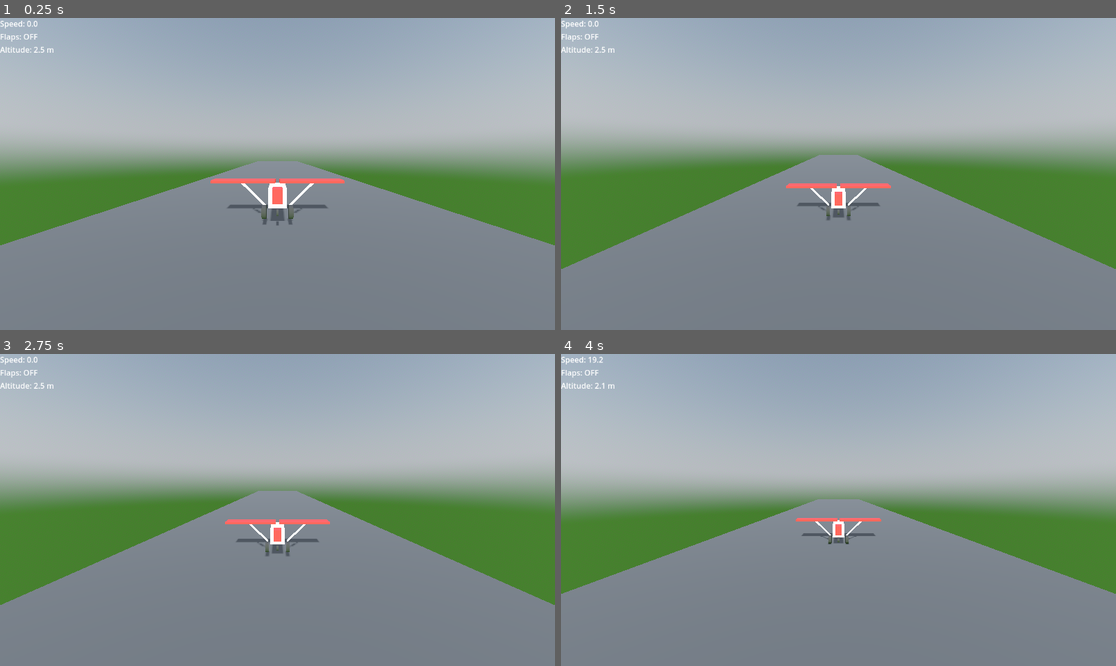
Above: before the commit, frames 1-4 (two rows, left to right).
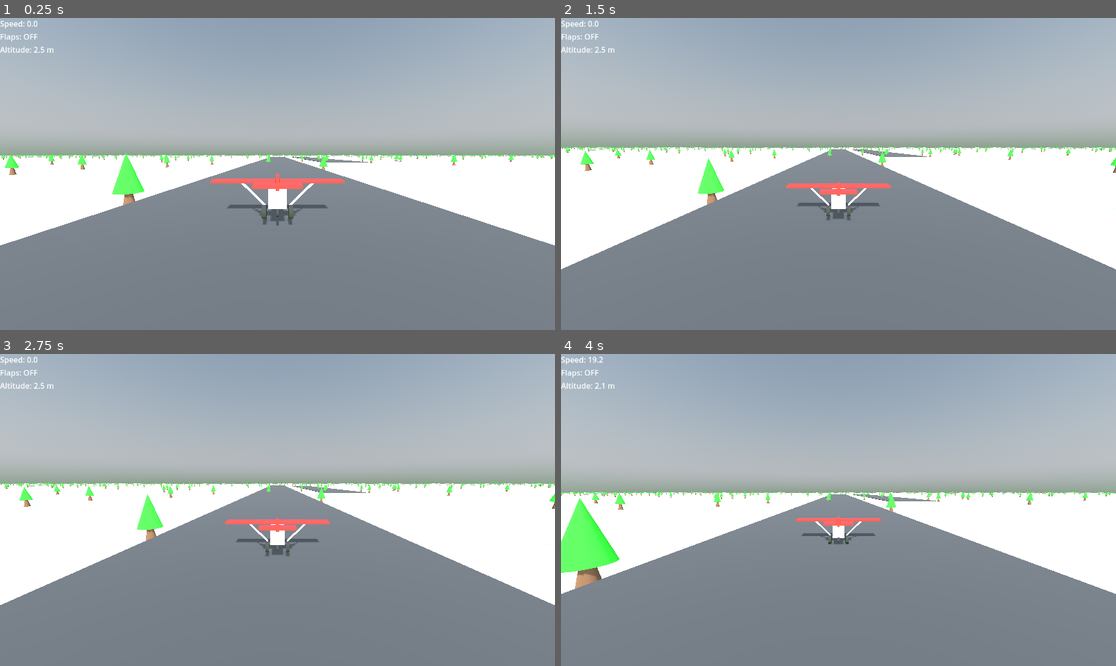
Above: after the commit, the same moments.

Repository: LucasHT22/be-my-copilot
Game: Godot game, scene res://scenes/main.tscn
The game is run twice, just before and just after one commit, with the same random seed, the same clock (stepped at 60 frames per second) and the same inputs.
Inputs:
- Up to frame 1 (0.25 s): no input
- Up to frame 2 (1.5 s): tap Enter (ui_accept) at 0.5, 0.77, 1.07 s; hold Right (ui_right) 0.53-1.28 s; hold Down (ui_down) from 1.28 s (still down)
- Up to frame 3 (2.75 s): tap Enter (ui_accept) at 1.52, 1.82, 2 s; release Down (ui_down) at 2.03 s; hold Right (ui_right) from 2.03 s (still down)
- Up to frame 4 (4 s): tap Enter (ui_accept) at 2.75, 3.02, 3.32, 3.77 s; release Right (ui_right) at 2.78 s; hold Up (ui_up) 2.78-3.53 s; hold Down (ui_down) from 3.53 s (still down)

The runs differ from the first frame. In frame 1, 15% of the frame differs, in the area x 0-100%, y 43-73%; in frame 2, 20%, in the area x 0-100%, y 41-81%; in frame 3, 20%; in frame 4, 16%.

Commit message:
Minimum world generation

Diff:
--- /dev/null
+++ b/scenes/Runway.tscn
@@ -0,0 +1,21 @@
+[gd_scene load_steps=4 format=3 uid="uid://6dl4qxwnv76j"]
+
+[sub_resource type="StandardMaterial3D" id="StandardMaterial3D_ympfl"]
+albedo_color = Color(0.113725, 0.113725, 0.113725, 1)
+
+[sub_resource type="BoxMesh" id="BoxMesh_gtf5y"]
+size = Vector3(20, 0.2, 200)
+
+[sub_resource type="BoxShape3D" id="BoxShape3D_oupqp"]
+size = Vector3(20, 0.2, 200)
+
+[node name="Runway" type="StaticBody3D"]
+
+[node name="MeshInstance3D" type="MeshInstance3D" parent="."]
+transform = Transform3D(1, 0, 0, 0, 1, 0, 0, 0, 1, 0, 1, 0)
+material_override = SubResource("StandardMaterial3D_ympfl")
+mesh = SubResource("BoxMesh_gtf5y")
+
+[node name="CollisionShape3D" type="CollisionShape3D" parent="."]
+transform = Transform3D(1, 0, 0, 0, 1, 0, 0, 0, 1, 0, 1, 0)
+shape = SubResource("BoxShape3D_oupqp")
--- /dev/null
+++ b/scenes/Terminal.tscn
@@ -0,0 +1,20 @@
+[gd_scene load_steps=4 format=3 uid="uid://dsw3v5s7xii3k"]
+
+[sub_resource type="StandardMaterial3D" id="StandardMaterial3D_v80m1"]
+albedo_color = Color(0.485703, 0.485704, 0.485703, 1)
+
+[sub_resource type="BoxMesh" id="BoxMesh_xis5n"]
+size = Vector3(12, 3, 6)
+
+[sub_resource type="BoxShape3D" id="BoxShape3D_l2835"]
+size = Vector3(12, 3, 6)
+
+[node name="Terminal" type="StaticBody3D"]
+
+[node name="MeshInstance3D" type="MeshInstance3D" parent="."]
+transform = Transform3D(1, 0, 0, 0, 1, 0, 0, 0, 1, 30, 0.5, 0)
+material_override = SubResource("StandardMaterial3D_v80m1")
+mesh = SubResource("BoxMesh_xis5n")
+
+[node name="CollisionShape3D" type="CollisionShape3D" parent="."]
+shape = SubResource("BoxShape3D_l2835")
--- /dev/null
+++ b/scenes/World.gd
@@ -0,0 +1,87 @@
+extends Node3D
+
+@export var world_size := 2000
+@export var seed := 12345
+
+func _ready():
+	randomize()
+	generate_ground()
+	generate_airport()
+	generate_forests()
+	generate_cities()
+
+func generate_ground():
+	var ground = StaticBody3D.new()
+	ground.name = "Ground"
+
+	var mesh = MeshInstance3D.new()
+	mesh.mesh = PlaneMesh.new()
+	mesh.mesh.size = Vector2(world_size, world_size)
+
+	var col = CollisionShape3D.new()
+	col.shape = BoxShape3D.new()
+	col.shape.size = Vector3(world_size, 2, world_size)
+
+	ground.add_child(mesh)
+	ground.add_child(col)
+	add_child(ground)
+
+func generate_airport():
+	var airport = Node3D.new()
+	airport.name = "Airport"
+	add_child(airport)
+
+	var runway = preload("res://scenes/Runway.tscn").instantiate()
+	runway.position = Vector3(0, 0, -200)
+	runway.add_to_group("no_trees")
+	runway.add_to_group("no_city")
+	airport.add_child(runway)
+
+	var terminal = preload("res://scenes/Runway.tscn").instantiate()
+	terminal.position = Vector3(30, 0, -180)
+	terminal.add_to_group("no_trees")
+	terminal.add_to_group("no_city")
+	airport.add_child(terminal)
+
+func generate_forests():
+	var forest_parent = Node3D.new()
+	forest_parent.name = "Forests"
+	add_child(forest_parent)
+
+	for i in range(2000):
+		var pos = random_world_position()
+
+		if is_blocked(pos):
+			continue
+
+		var tree = preload("res://scenes/Tree.tscn").instantiate()
+		tree.position = pos
+		forest_parent.add_child(tree)
+
+func is_blocked(pos: Vector3) -> bool:
+	for node in get_tree().get_nodes_in_group("no_trees"):
+		if node.global_position.distance_to(pos) < 30:
+			return true
+	return false
+
+func generate_cities():
+	var city_parent = Node3D.new()
+	city_parent.name = "Cities"
+	add_child(city_parent)
+
+	for i in range(300):
+		var pos = random_world_position()
+
+		if pos.distance_to(Vector3.ZERO) < 400:
+			continue
+
+		var building = preload("res://scenes/Terminal.tscn").instantiate()
+		building.position = pos
+		city_parent.add_child(building)
+
+func random_world_position() -> Vector3:
+	return Vector3(
+		randf_range(-world_size * 0.5, world_size * 0.5),
+		0,
+		randf_range(-world_size * 0.5, world_size * 0.5)
+	)
--- a/scenes/main.tscn
+++ b/scenes/main.tscn
@@ -1,8 +1,11 @@
-[gd_scene load_steps=27 format=3 uid="uid://caxjugclup7nx"]
+[gd_scene load_steps=26 format=3 uid="uid://caxjugclup7nx"]
 
 [ext_resource type="Script" path="res://scenes/Airplane.gd" id="1_3b1u5"]
 [ext_resource type="Script" path="res://scenes/HUD.gd" id="3_73tfw"]
 [ext_resource type="Script" path="res://scenes/Camera3D.gd" id="4_3rj1l"]
+[ext_resource type="Script" path="res://scenes/World.gd" id="4_61m14"]
+[ext_resource type="PackedScene" uid="uid://6dl4qxwnv76j" path="res://scenes/Runway.tscn" id="5_38u1x"]
+[ext_resource type="PackedScene" uid="uid://dsw3v5s7xii3k" path="res://scenes/Terminal.tscn" id="6_c7ljx"]
 
 [sub_resource type="StandardMaterial3D" id="StandardMaterial3D_6mcdo"]
 
@@ -44,6 +47,11 @@
 
 [sub_resource type="CapsuleShape3D" id="CapsuleShape3D_nvspu"]
 
+[sub_resource type="StandardMaterial3D" id="StandardMaterial3D_k2g4y"]
+albedo_color = Color(1, 0, 0, 1)
+
+[sub_resource type="BoxMesh" id="BoxMesh_ecrc7"]
+
 [sub_resource type="PhysicalSkyMaterial" id="PhysicalSkyMaterial_551yn"]
 ground_color = Color(0.101961, 0.4, 0.0352941, 1)
 
@@ -56,31 +64,13 @@
 sky = SubResource("Sky_lcqjs")
 ssao_enabled = true
 
-[sub_resource type="StandardMaterial3D" id="StandardMaterial3D_ympfl"]
-albedo_color = Color(0.113725, 0.113725, 0.113725, 1)
-
-[sub_resource type="BoxMesh" id="BoxMesh_gtf5y"]
-size = Vector3(20, 0.2, 200)
-
-[sub_resource type="BoxShape3D" id="BoxShape3D_oupqp"]
-size = Vector3(20, 0.2, 200)
-
-[sub_resource type="StandardMaterial3D" id="StandardMaterial3D_v80m1"]
-albedo_color = Color(0.485703, 0.485704, 0.485703, 1)
-
-[sub_resource type="BoxMesh" id="BoxMesh_xis5n"]
-size = Vector3(12, 3, 6)
-
-[sub_resource type="BoxShape3D" id="BoxShape3D_l2835"]
-size = Vector3(12, 3, 6)
-
 [node name="Main" type="Node3D"]
 
 [node name="Airplane" type="CharacterBody3D" parent="."]
 script = ExtResource("1_3b1u5")
 
 [node name="Body" type="MeshInstance3D" parent="Airplane"]
-transform = Transform3D(0.8, 0, 0, 0, 0.8, 0, 0, 0, 2.2, 0, 0, 0)
+transform = Transform3D(0.8, 0, 0, 0, 0.8, 0, 0, 0, 2.5, 0, 0, 0)
 material_override = SubResource("StandardMaterial3D_6mcdo")
 mesh = SubResource("BoxMesh_o7i8t")
 
@@ -94,8 +84,8 @@
 material_override = SubResource("StandardMaterial3D_uogxw")
 mesh = SubResource("BoxMesh_ku4hh")
 
-[node name="Tail" type="MeshInstance3D" parent="Airplane"]
-transform = Transform3D(0.4, 0, 0, 0, 0.6, 0, 0, 0, 0.7, 0, 0.2, 1.3)
+[node name="VerticalStabilizer" type="MeshInstance3D" parent="Airplane"]
+transform = Transform3D(0.15, 0, 0, 0, 0.6, 0, 0, 0, 0.7, 0, 0.75, 1.3)
 material_override = SubResource("StandardMaterial3D_kx3v6")
 mesh = SubResource("BoxMesh_uj8r1")
 
@@ -125,6 +115,11 @@
 [node name="CollisionShape3D" type="CollisionShape3D" parent="Airplane"]
 shape = SubResource("CapsuleShape3D_nvspu")
 
+[node name="HorizontalStabilizer" type="MeshInstance3D" parent="Airplane"]
+transform = Transform3D(2, 0, 0, 0, 0.15, 0, 0, 0, 0.71, 0, 0.6, 1.3)
+material_override = SubResource("StandardMaterial3D_k2g4y")
+mesh = SubResource("BoxMesh_ecrc7")
+
 [node name="DirectionalLight3D" type="DirectionalLight3D" parent="."]
 transform = Transform3D(1, 0, 0, 0, 0.858065, 0.513541, 0, -0.513541, 0.858065, 0, 0, 0)
 light_energy = 1.3
@@ -132,29 +127,6 @@
 
 [node name="WorldEnvironment" type="WorldEnvironment" parent="."]
 environment = SubResource("Environment_qiyvi")
-
-[node name="Airport" type="Node3D" parent="."]
-
-[node name="Runway" type="StaticBody3D" parent="Airport"]
-
-[node name="MeshInstance3D" type="MeshInstance3D" parent="Airport/Runway"]
-transform = Transform3D(1, 0, 0, 0, 1, 0, 0, 0, 1, 0, 1, 0)
-material_override = SubResource("StandardMaterial3D_ympfl")
-mesh = SubResource("BoxMesh_gtf5y")
-
-[node name="CollisionShape3D" type="CollisionShape3D" parent="Airport/Runway"]
-transform = Transform3D(1, 0, 0, 0, 1, 0, 0, 0, 1, 0, 1, 0)
-shape = SubResource("BoxShape3D_oupqp")
-
-[node name="Terminal" type="StaticBody3D" parent="Airport"]
-
-[node name="MeshInstance3D" type="MeshInstance3D" parent="Airport/Terminal"]
-transform = Transform3D(1, 0, 0, 0, 1, 0, 0, 0, 1, 30, 0.5, 0)
-material_override = SubResource("StandardMaterial3D_v80m1")
-mesh = SubResource("BoxMesh_xis5n")
-
-[node name="CollisionShape3D" type="CollisionShape3D" parent="Airport/Terminal"]
-shape = SubResource("BoxShape3D_l2835")
 
 [node name="Camera3D" type="Camera3D" parent="." node_paths=PackedStringArray("airplane")]
 script = ExtResource("4_3rj1l")
@@ -180,3 +152,10 @@
 
 [node name="AltitudeLabel" type="Label" parent="HUD/VBoxContainer"]
 layout_mode = 2
+
+[node name="World" type="Node3D" parent="."]
+script = ExtResource("4_61m14")
+
+[node name="Runway" parent="." instance=ExtResource("5_38u1x")]
+
+[node name="Terminal" parent="." instance=ExtResource("6_c7ljx")]
